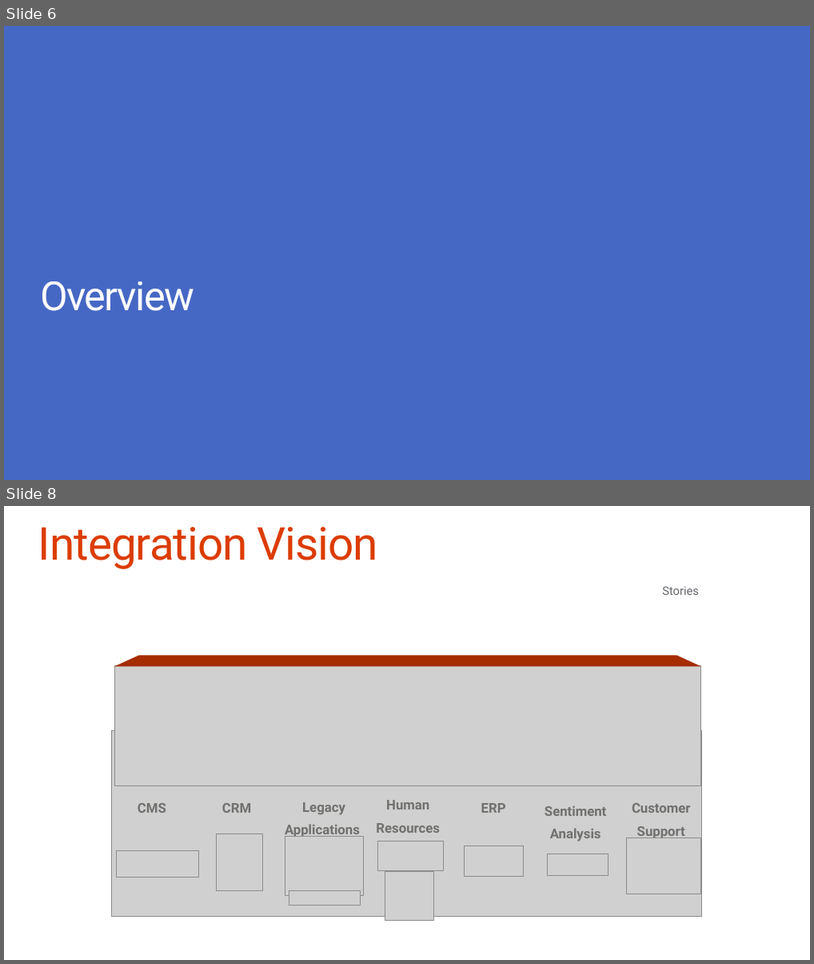
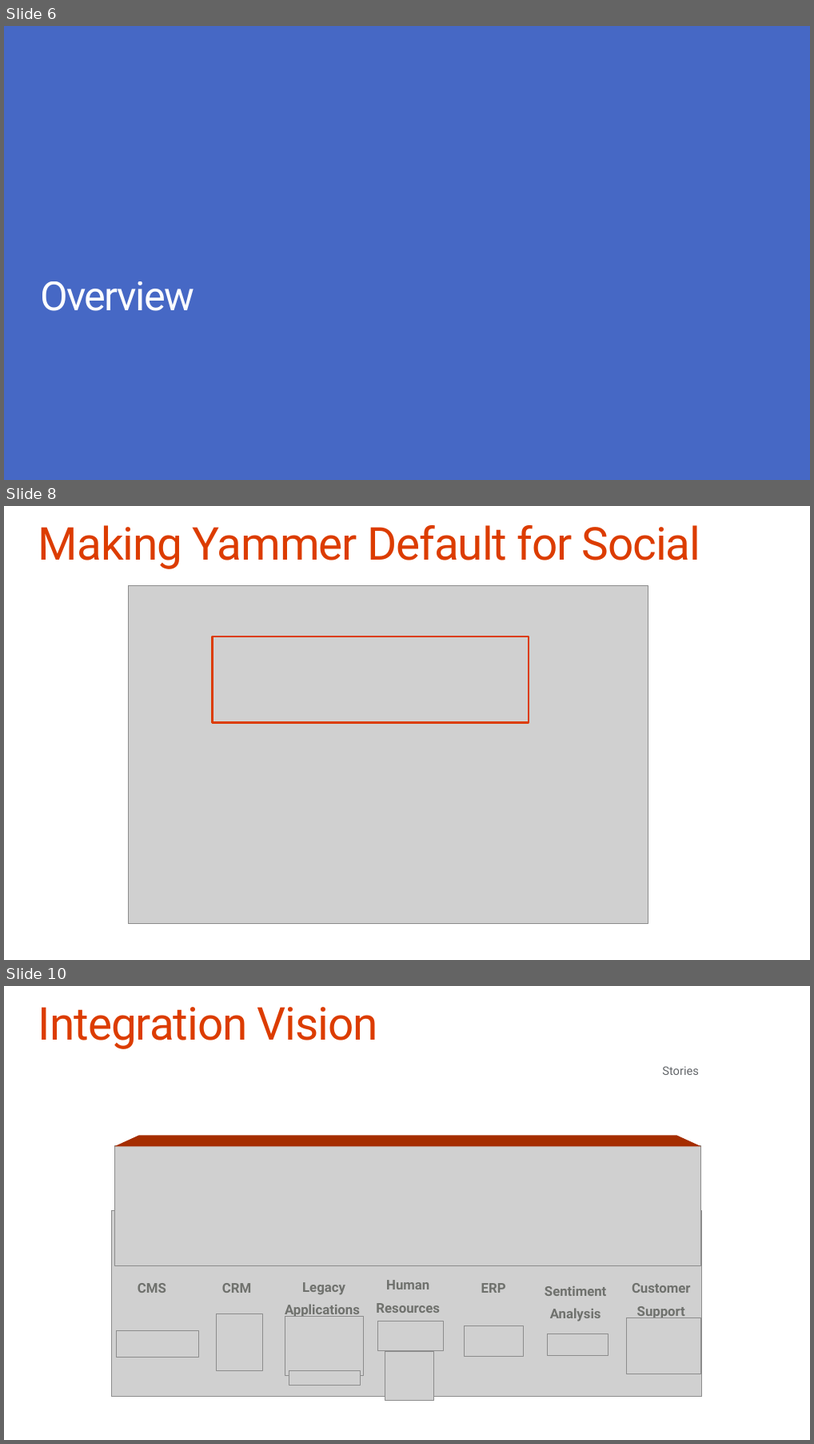
Before and after one commit to OfficeDev/TrainingContent, a slide deck: O3653-5 Deep Dive into Office 365 APIs for Yammer Services/O3653-5 Deep Dive into Office 365 APIs for Yammer Services.pptx. Shown one above the other, each under a label of ours: slides 6 and 8 before the commit, slides 6, 8 and 10 after it; the slides between them are not shown. The pictures are 814x964 and 814x1444 pixels, drawn with LibreOffice and Linux fonts; fonts in the diff are those of the drawing; grey boxes stand for pictures; background and template pictures are left out. Boxes give left, top, right and bottom in pixels: in the first picture for what was removed or moved away, otherwise in the second. Text is boxed around its words. In the diff, an @@ line names an element or a change of style, - is before the commit and + after.

Commit message:
Updates to Yammer deck
Added a few slides and fixed the embed code to not show application id
(we changed that a few months back)

```diff
--- a/O3653-5 Deep Dive into Office 365 APIs for Yammer Services/O3653-5 Deep Dive into Office 365 APIs for Yammer Services.pptx
+++ b/O3653-5 Deep Dive into Office 365 APIs for Yammer Services/O3653-5 Deep Dive into Office 365 APIs for Yammer Services.pptx
@@ slide 8 added at bbox=[4, 506, 810, 960], background #FFFFFF @@
@@ title added at bbox=[38, 525, 702, 569], 54 pt, text #DC3C00 @@
+Making Yammer Default for Social
@@ picture added at bbox=[128, 586, 648, 924] @@
@@ rectangle added at bbox=[213, 636, 529, 723], outline #DC3C00 2.25 pt @@
@@ what was slide 8 is now slide 10 @@
```
Also in this commit, not shown: 5 slides changed, 3 other slides added.
